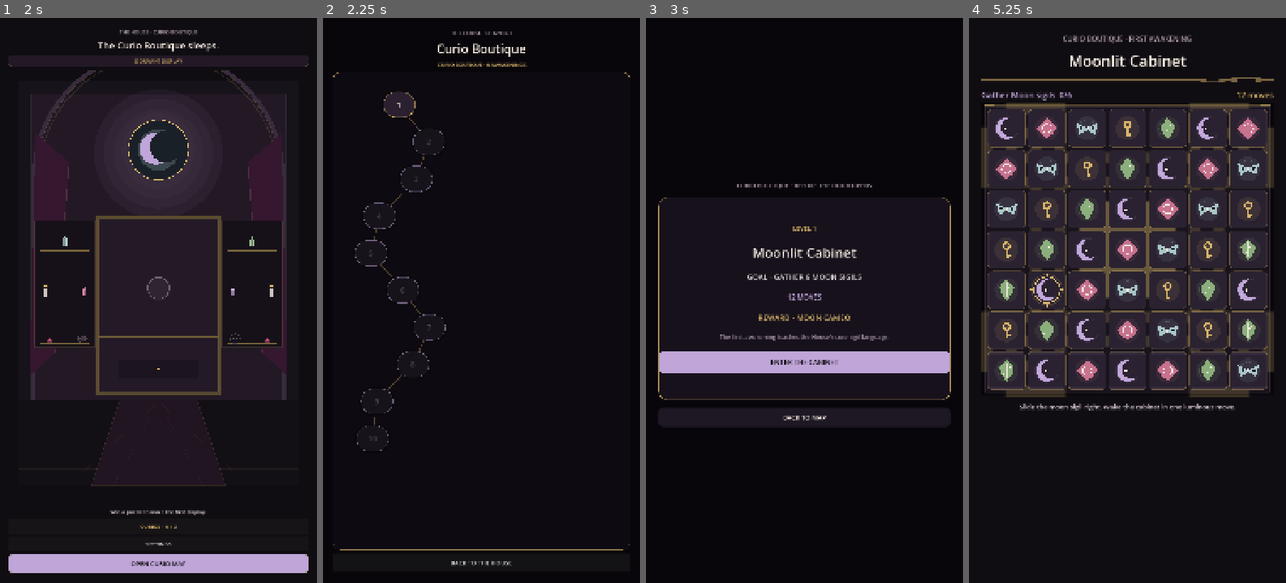
Above: before the commit, frames 1-4 (left to right).
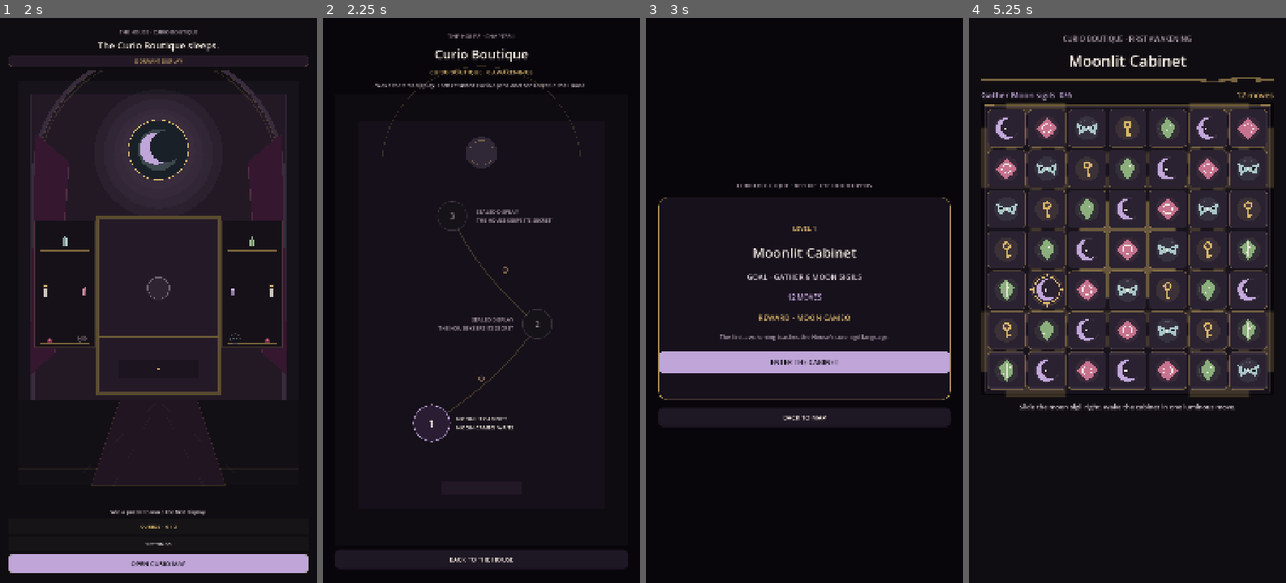
Above: after the commit, the same moments.

Repository: Jay-prodesign/akilta-match3
Game: Godot game, scene res://src/app/app_bootstrap.tscn
Same seed, same stepped clock (60 frames per second), same inputs: the game is played once before the commit and once after it.
Inputs:
- Up to frame 1 (2 s): click "CURIOS · 0 / 3" at 0.5 s; click "BACK TO THE HOUSE" at 1.25 s
- Up to frame 2 (2.25 s): click "OPEN CURIO MAP" at 2 s
- Up to frame 3 (3 s): click "1" at 2.75 s
- Up to frame 4 (5.25 s): click "BACK TO MAP" at 3.5 s; click "1" at 4.25 s; click "ENTER THE CABINET" at 5 s

Frame 1 is identical in both runs. In frame 2, 4.9% of the frame differs, in the area x 3-97%, y 2-97%; in frame 3, less than 0.1%; in frame 4, nothing differs.

Commit message:
feat: build Curio Boutique route map from first-party pattern

Diff:
--- a/src/ui/map/chapter_map.gd
+++ b/src/ui/map/chapter_map.gd
@@ -5,104 +5,26 @@
 signal level_requested(level_number: int)
 
 @export var canonical_level_cap: int = 1
-@export var visible_route_levels: int = 10
 
 @onready var chapter_progress: Label = $Layout/Progress
-@onready var scroll: ScrollContainer = $Layout/RoutePanel/Scroll
-@onready var route_content: Control = $Layout/RoutePanel/Scroll/RouteContent
+@onready var route_view: Match3ChapterRouteView = $Layout/RoutePanel/RouteView
 @onready var back_button: Button = $Layout/Back
 
 var progress
-var _level_buttons: Dictionary = {}
-var _route_line: Line2D
 
 func _ready() -> void:
 	back_button.pressed.connect(func(): back_requested.emit())
-	_build_route()
+	route_view.level_requested.connect(func(level_number: int): level_requested.emit(level_number))
+	route_view.set_canonical_level_cap(canonical_level_cap)
 	_refresh()
 
 func set_progress(value) -> void:
 	progress = value
 	_refresh()
 
-func get_level_button(level_number: int) -> Button:
-	return _level_buttons.get(level_number) as Button
-
-func _build_route() -> void:
-	for child in route_content.get_children():
-		child.queue_free()
-	_level_buttons.clear()
-
-	_route_line = Line2D.new()
-	_route_line.name = "RouteLine"
-	_route_line.width = 4.0
-	_route_line.default_color = Color(0.851, 0.71, 0.416, 0.34)
-	_route_line.antialiased = true
-	route_content.add_child(_route_line)
-
-	var points := PackedVector2Array()
-	var content_height := 180.0 + float(visible_route_levels - 1) * 126.0
-	route_content.custom_minimum_size = Vector2(450.0, content_height + 120.0)
-	route_content.size = route_content.custom_minimum_size
-
-	for level_number in range(1, visible_route_levels + 1):
-		var x := 225.0 + sin(float(level_number - 1) * 1.28) * 105.0
-		var y := 110.0 + float(level_number - 1) * 126.0
-		var center := Vector2(x, y)
-		points.append(center)
-
-		var button := Button.new()
-		button.name = "Level%d" % level_number
-		button.position = center - Vector2(55.0, 44.0)
-		button.size = Vector2(110.0, 88.0)
-		button.add_theme_font_size_override("font_size", 26)
-		button.add_theme_color_override("font_color", Color("#F1E8DD"))
-		button.add_theme_color_override("font_disabled_color", Color(0.49, 0.44, 0.52, 0.55))
-		button.add_theme_stylebox_override("normal", _node_style(false, false))
-		button.add_theme_stylebox_override("hover", _node_style(false, true))
-		button.add_theme_stylebox_override("disabled", _node_style(true, false))
-		button.pressed.connect(func(n := level_number): _request_level(n))
-		route_content.add_child(button)
-		_level_buttons[level_number] = button
-
-	_route_line.points = points
-	call_deferred("_focus_frontier")
-
-func _node_style(disabled: bool, hover: bool) -> StyleBoxFlat:
-	var box := StyleBoxFlat.new()
-	box.bg_color = Color("#17131B") if disabled else (Color("#35273C") if hover else Color("#2B2030"))
-	box.border_color = Color(0.749, 0.647, 0.847, 0.24) if disabled else Color(0.851, 0.71, 0.416, 0.78)
-	box.set_border_width_all(1 if disabled else 2)
-	box.set_corner_radius_all(42)
-	box.shadow_color = Color(0, 0, 0, 0.35)
-	box.shadow_size = 8
-	return box
-
 func _refresh() -> void:
-	if not is_node_ready() or _level_buttons.is_empty():
+	if not is_node_ready():
 		return
 	var completed: int = int(progress.completed_levels.size()) if progress != null else 0
 	chapter_progress.text = "CURIO BOUTIQUE · %d AWAKENING%s" % [completed, "" if completed == 1 else "S"]
-	for level_number in _level_buttons:
-		_configure_button(_level_buttons[level_number], int(level_number))
-
-func _configure_button(button: Button, level_number: int) -> void:
-	var level_id := "ch01_level_%03d" % level_number
-	var completed: bool = progress != null and progress.completed_levels.has(level_id)
-	var within_gate: bool = level_number <= canonical_level_cap
-	button.disabled = not within_gate
-	button.text = "✓ %d" % level_number if completed else str(level_number)
-	if completed and level_number == 1:
-		button.tooltip_text = "MOON CAMEO · AWAKENED"
-	elif level_number == 1:
-		button.tooltip_text = "LEVEL 1 · MOON CAMEO"
-	else:
-		button.tooltip_text = "SEALED · FUTURE LEVEL"
-
-func _request_level(level_number: int) -> void:
-	if level_number <= canonical_level_cap:
-		level_requested.emit(level_number)
-
-func _focus_frontier() -> void:
-	if scroll != null:
-		scroll.scroll_vertical = 0
+	route_view.set_progress(progress)
--- a/src/ui/map/chapter_map.tscn
+++ b/src/ui/map/chapter_map.tscn
@@ -1,9 +1,10 @@
-[gd_scene load_steps=3 format=3]
+[gd_scene load_steps=5 format=3]
 
 [ext_resource type="Script" path="res://src/ui/map/chapter_map.gd" id="1_map"]
+[ext_resource type="Script" path="res://src/ui/map/chapter_route_view.gd" id="2_route"]
 
 [sub_resource type="StyleBoxFlat" id="Panel"]
-bg_color = Color(0.055, 0.04, 0.068, 0.98)
+bg_color = Color(0.055, 0.043, 0.066, 0.98)
 border_width_left = 1
 border_width_top = 1
 border_width_right = 1
@@ -13,6 +14,13 @@
 corner_radius_top_right = 24
 corner_radius_bottom_right = 24
 corner_radius_bottom_left = 24
+
+[sub_resource type="StyleBoxFlat" id="Back"]
+bg_color = Color(0.12, 0.09, 0.14, 1)
+corner_radius_top_left = 16
+corner_radius_top_right = 16
+corner_radius_bottom_right = 16
+corner_radius_bottom_left = 16
 
 [node name="ChapterMap" type="Control"]
 layout_mode = 3
@@ -37,49 +45,98 @@
 anchors_preset = 15
 anchor_right = 1.0
 anchor_bottom = 1.0
-offset_left = 34.0
-offset_top = 38.0
-offset_right = -34.0
-offset_bottom = -38.0
-theme_override_constants/separation = 12
+offset_left = 40.0
+offset_top = 48.0
+offset_right = -40.0
+offset_bottom = -48.0
+theme_override_constants/separation = 16
 
 [node name="Eyebrow" type="Label" parent="Layout"]
 layout_mode = 2
 theme_override_colors/font_color = Color(0.663, 0.6, 0.659, 1)
-theme_override_font_sizes/font_size = 18
+theme_override_font_sizes/font_size = 20
 text = "THE HOUSE · CHAPTER I"
 horizontal_alignment = 1
 
 [node name="Title" type="Label" parent="Layout"]
 layout_mode = 2
 theme_override_colors/font_color = Color(0.945, 0.91, 0.866, 1)
-theme_override_font_sizes/font_size = 42
+theme_override_font_sizes/font_size = 44
 text = "Curio Boutique"
 horizontal_alignment = 1
 
 [node name="Progress" type="Label" parent="Layout"]
 layout_mode = 2
 theme_override_colors/font_color = Color(0.851, 0.71, 0.416, 1)
-theme_override_font_sizes/font_size = 18
+theme_override_font_sizes/font_size = 21
 text = "CURIO BOUTIQUE · 0 AWAKENINGS"
 horizontal_alignment = 1
 
+[node name="Intro" type="Label" parent="Layout"]
+layout_mode = 2
+theme_override_colors/font_color = Color(0.851, 0.804, 0.835, 1)
+theme_override_font_sizes/font_size = 19
+text = "Wake the first display. Each returned Curio opens another secret in the House."
+horizontal_alignment = 1
+autowrap_mode = 2
+
 [node name="RoutePanel" type="PanelContainer" parent="Layout"]
+custom_minimum_size = Vector2(0, 720)
 layout_mode = 2
 size_flags_vertical = 3
 theme_override_styles/panel = SubResource("Panel")
 
-[node name="Scroll" type="ScrollContainer" parent="Layout/RoutePanel"]
+[node name="RouteView" type="Control" parent="Layout/RoutePanel"]
 layout_mode = 2
-horizontal_scroll_mode = 0
-vertical_scroll_mode = 1
+mouse_filter = 0
+script = ExtResource("2_route")
 
-[node name="RouteContent" type="Control" parent="Layout/RoutePanel/Scroll"]
-custom_minimum_size = Vector2(450, 1380)
-layout_mode = 2
+[node name="Level1" type="Button" parent="Layout/RoutePanel/RouteView"]
+offset_right = 126.0
+offset_bottom = 126.0
+text = "1"
+
+[node name="Level2" type="Button" parent="Layout/RoutePanel/RouteView"]
+offset_right = 104.0
+offset_bottom = 104.0
+text = "2"
+disabled = true
+
+[node name="Level3" type="Button" parent="Layout/RoutePanel/RouteView"]
+offset_right = 104.0
+offset_bottom = 104.0
+text = "3"
+disabled = true
+
+[node name="Label1" type="Label" parent="Layout/RoutePanel/RouteView"]
+offset_right = 350.0
+offset_bottom = 58.0
+theme_override_colors/font_color = Color(0.945, 0.91, 0.866, 1)
+theme_override_font_sizes/font_size = 19
+text = "MOONLIT CABINET"
+vertical_alignment = 1
+
+[node name="Label2" type="Label" parent="Layout/RoutePanel/RouteView"]
+offset_right = 350.0
+offset_bottom = 58.0
+theme_override_colors/font_color = Color(0.663, 0.6, 0.659, 1)
+theme_override_font_sizes/font_size = 18
+text = "SEALED DISPLAY"
+horizontal_alignment = 2
+vertical_alignment = 1
+
+[node name="Label3" type="Label" parent="Layout/RoutePanel/RouteView"]
+offset_right = 350.0
+offset_bottom = 58.0
+theme_override_colors/font_color = Color(0.663, 0.6, 0.659, 1)
+theme_override_font_sizes/font_size = 18
+text = "SEALED DISPLAY"
+vertical_alignment = 1
 
 [node name="Back" type="Button" parent="Layout"]
-custom_minimum_size = Vector2(0, 62)
+custom_minimum_size = Vector2(0, 64)
 layout_mode = 2
-theme_override_font_sizes/font_size = 21
+theme_override_colors/font_color = Color(0.945, 0.91, 0.866, 1)
+theme_override_font_sizes/font_size = 22
+theme_override_styles/normal = SubResource("Back")
 text = "BACK TO THE HOUSE"
--- /dev/null
+++ b/src/ui/map/chapter_route_view.gd
@@ -0,0 +1,156 @@
+class_name Match3ChapterRouteView
+extends Control
+
+signal level_requested(level_number: int)
+
+const GOLD := Color("#D8B56A")
+const LILAC := Color("#BFA5D8")
+const BONE := Color("#F1E8DD")
+const MIST := Color("#D9CDD5")
+const VELVET := Color("#17131B")
+const PLUM := Color("#241A27")
+const INK := Color("#100D12")
+
+@onready var level1: Button = $Level1
+@onready var level2: Button = $Level2
+@onready var level3: Button = $Level3
+@onready var label1: Label = $Label1
+@onready var label2: Label = $Label2
+@onready var label3: Label = $Label3
+
+var progress
+var canonical_level_cap: int = 1
+
+func _ready() -> void:
+	resized.connect(_layout_nodes)
+	level1.pressed.connect(func(): _request(1))
+	level2.pressed.connect(func(): _request(2))
+	level3.pressed.connect(func(): _request(3))
+	_layout_nodes()
+	_refresh()
+
+func set_progress(value) -> void:
+	progress = value
+	_refresh()
+
+func set_canonical_level_cap(value: int) -> void:
+	canonical_level_cap = max(1, value)
+	_refresh()
+
+func _request(level_number: int) -> void:
+	if level_number <= canonical_level_cap:
+		level_requested.emit(level_number)
+
+func _node_centers() -> Array[Vector2]:
+	return [
+		Vector2(size.x * 0.33, size.y * 0.73),
+		Vector2(size.x * 0.69, size.y * 0.51),
+		Vector2(size.x * 0.40, size.y * 0.27),
+	]
+
+func _layout_nodes() -> void:
+	if not is_node_ready():
+		return
+	var centers := _node_centers()
+	var buttons: Array[Button] = [level1, level2, level3]
+	var labels: Array[Label] = [label1, label2, label3]
+	for i in range(3):
+		var button_size := Vector2(126.0, 126.0) if i == 0 else Vector2(104.0, 104.0)
+		buttons[i].size = button_size
+		buttons[i].position = centers[i] - button_size * 0.5
+		var label_size := Vector2(350.0, 58.0)
+		labels[i].size = label_size
+		var x := centers[i].x + (82.0 if i != 1 else -432.0)
+		labels[i].position = Vector2(x, centers[i].y - 29.0)
+	queue_redraw()
+
+func _refresh() -> void:
+	if not is_node_ready():
+		return
+	for i in range(3):
+		var level_number := i + 1
+		var button: Button = [level1, level2, level3][i]
+		var label: Label = [label1, label2, label3][i]
+		var level_id := "ch01_level_%03d" % level_number
+		var completed: bool = progress != null and progress.completed_levels.has(level_id)
+		var open: bool = level_number <= canonical_level_cap
+		button.disabled = not open
+		button.text = str(level_number)
+		label.text = _caption(level_number, completed, open)
+		_apply_node_style(button, completed, open)
+	queue_redraw()
+
+func _caption(level_number: int, completed: bool, open: bool) -> String:
+	if level_number == 1:
+		return "MOONLIT CABINET\n%s" % ("AWAKENED" if completed else "MOON CAMEO WAITS")
+	if not open:
+		return "SEALED DISPLAY\nTHE HOUSE KEEPS ITS SECRET"
+	return "DISPLAY %02d\nREADY" % level_number
+
+func _apply_node_style(button: Button, completed: bool, open: bool) -> void:
+	var box := StyleBoxFlat.new()
+	box.corner_radius_top_left = 63
+	box.corner_radius_top_right = 63
+	box.corner_radius_bottom_left = 63
+	box.corner_radius_bottom_right = 63
+	box.border_width_left = 3
+	box.border_width_top = 3
+	box.border_width_right = 3
+	box.border_width_bottom = 3
+	if completed:
+		box.bg_color = Color("#33213D")
+		box.border_color = GOLD
+	elif open:
+		box.bg_color = Color("#2A1C32")
+		box.border_color = LILAC
+	else:
+		box.bg_color = Color("#151218")
+		box.border_color = Color(0.45, 0.40, 0.48, 0.32)
+	button.add_theme_stylebox_override("normal", box)
+	button.add_theme_stylebox_override("disabled", box)
+	button.add_theme_color_override("font_color", BONE if open else Color(0.55,0.51,0.57,1))
+	button.add_theme_color_override("font_disabled_color", Color(0.55,0.51,0.57,1))
+	button.add_theme_font_size_override("font_size", 34 if open else 28)
+
+func _draw() -> void:
+	draw_rect(Rect2(Vector2.ZERO, size), Color("#0E0B11"), true)
+
+	# Cabinet-like architectural silhouette makes the map feel like a room/world,
+	# while route and node state remain the only interaction authority.
+	var arch := Rect2(size.x * 0.08, size.y * 0.06, size.x * 0.84, size.y * 0.86)
+	draw_rect(arch, Color("#151019"), true)
+	var arch_line := Color(GOLD); arch_line.a = 0.18
+	draw_rect(arch, arch_line, false, 2.0)
+	draw_arc(Vector2(size.x * 0.50, size.y * 0.16), size.x * 0.34, PI, TAU, 64, arch_line, 3.0)
+
+	# Moon/window cue: world flavor only, deliberately not a gameplay piece.
+	var moon_center := Vector2(size.x * 0.50, size.y * 0.13)
+	var moon := Color(LILAC); moon.a = 0.16
+	draw_circle(moon_center, 54.0, moon)
+	draw_arc(moon_center, 42.0, 0.0, TAU, 48, Color(GOLD, 0.35), 2.0)
+
+	var centers := _node_centers()
+	var route_points: PackedVector2Array = PackedVector2Array()
+	for segment in range(2):
+		var a: Vector2 = centers[segment]
+		var b: Vector2 = centers[segment + 1]
+		var control := Vector2((a.x + b.x) * 0.5 + (80.0 if segment == 0 else -70.0), (a.y + b.y) * 0.5)
+		for step in range(21):
+			var t := float(step) / 20.0
+			var p := a * pow(1.0 - t, 2.0) + control * 2.0 * (1.0 - t) * t + b * t * t
+			route_points.append(p)
+	var route_color := Color(GOLD); route_color.a = 0.24
+	if route_points.size() > 1:
+		draw_polyline(route_points, route_color, 4.0, true)
+
+	# Small occult route seals replace generic map stars.
+	for p in [Vector2(size.x*0.50,size.y*0.63), Vector2(size.x*0.58,size.y*0.39)]:
+		draw_circle(p, 10.0, Color("#241A27"))
+		draw_arc(p, 10.0, 0.0, TAU, 20, Color(GOLD,0.46), 2.0)
+		draw_line(p + Vector2(-5,0), p + Vector2(5,0), Color(GOLD,0.40), 1.5)
+		draw_line(p + Vector2(0,-5), p + Vector2(0,5), Color(GOLD,0.40), 1.5)
+
+	# Entry threshold at the bottom.
+	var threshold := Rect2(size.x*0.36, size.y*0.86, size.x*0.28, 46.0)
+	draw_rect(threshold, Color("#211725"), true)
+	draw_line(threshold.position, threshold.position + Vector2(threshold.size.x,0), Color(GOLD,0.32), 2.0)
Not shown, changed: docs/engineering/first-party-reuse.md
